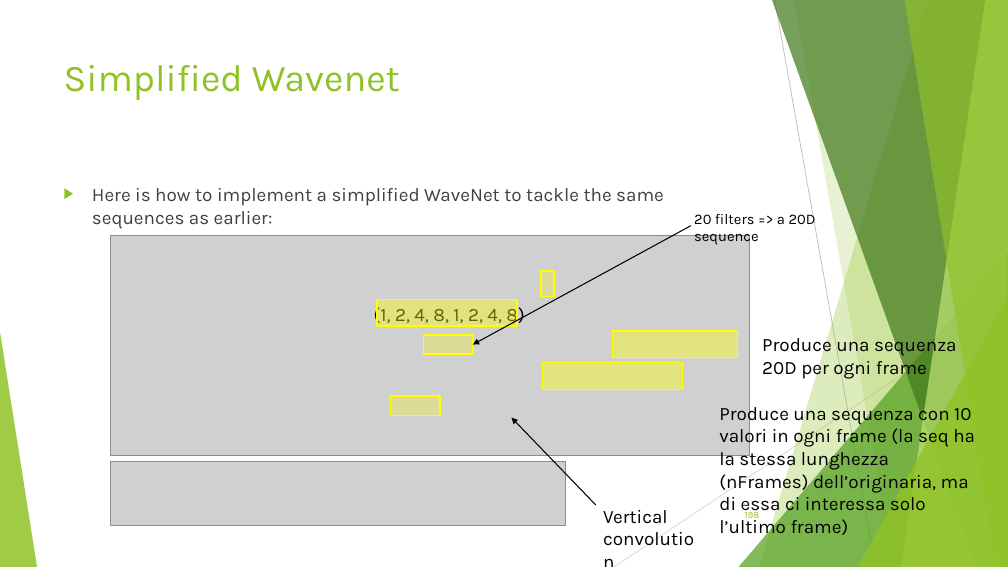
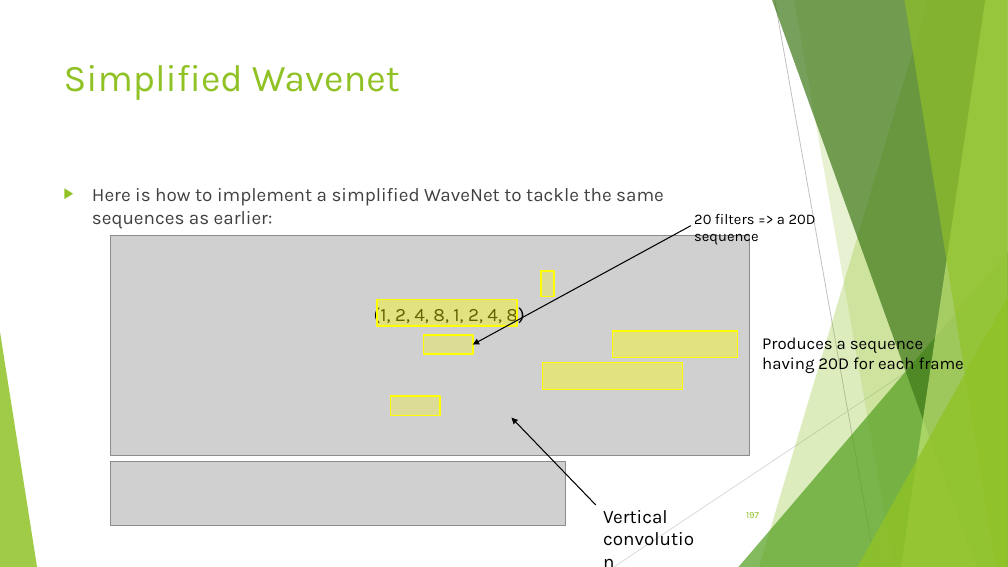
Before and after one commit to FranzGH/timeseries, a slide deck: slide 197 of Slides/05 CNNs.pptx (slide 198 before the commit). Drawn at 1008x567 pixels with LibreOffice and Linux fonts; fonts in the diff are those of the drawing; grey boxes stand for pictures. Boxes give left, top, right and bottom in pixels: in the first picture for what was removed or moved away, otherwise in the second. Text is boxed around its words. In the diff, an @@ line names an element or a change of style, - is before the commit and + after.

```diff
--- a/Slides/05 CNNs.pptx
+++ b/Slides/05 CNNs.pptx
@@ text at [762,334,964,375]: text changed; size 18 to 16 pt @@
-Produce una sequenza 20D per ogni frame
+Produces a sequence having 20D for each frame
@@ text removed at [719,403,975,539] @@
-Produce una sequenza con 10 valori in ogni frame (la seq ha la stessa lunghezza (nFrames) dell’originaria, ma di essa ci interessa solo l’ultimo frame)
@@ page number at [746,512,759,518]: text changed @@
-198
+197
```
Also in this commit, not shown: 64 other slides changed, 20 slides added, 5 slides removed, 1 other file.
